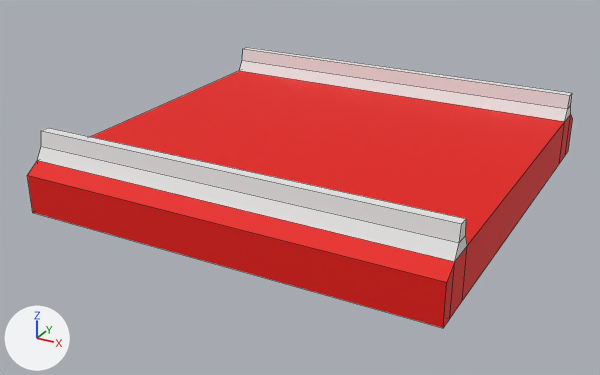
Before and after pictures for a commit that changed the FBX model Roads/SM_Road_Highway_Exchanger_Ramp.fbx.
Both versions are drawn from a camera (50 mm lens) standing at (15.0, -29.4, 12.1) and looking at (-0.5, -1.1, -2.1). Arrows for +X, +Y and +Z are at lower left; the lights stay in place. Mesh edges are drawn as thin lines. Where no turn or scale is listed for an object, it has been applied to the vertices.

Script lines for the objects in view, before the commit:
```python
me_cube_011 = bpy.data.meshes.new('Cube.011')
me_cube_011.from_pydata(...)  # 40 vertices, 38 faces; spans x -8.5..8.5, y -8.5..8.5, z -2.0..1.1
# faces by material slot: [18, 20]
me_cube_011.materials.append(mat_m_highway_security_ramp)  # white #e7e7e7
me_cube_011.materials.append(mat_m_road_highway)  # red #e70b00
ob_highway_exchanger_ramp = bpy.data.objects.new('Highway_Exchanger_Ramp', me_cube_011)
ob_highway_exchanger_ramp.location = (0.0, 0.0, 0.0)
```
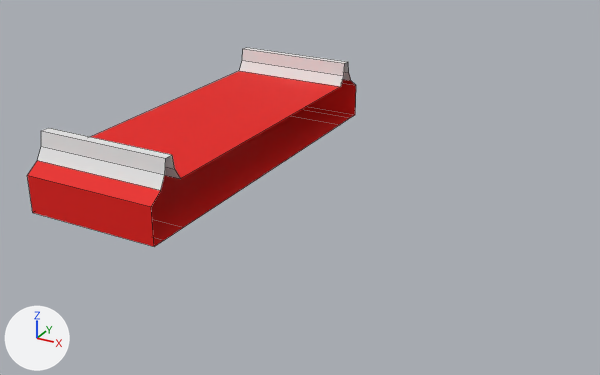
The newer file is also turned or shifted as a whole; pictures and numbers use the older file's frame.

Pixel boxes (x1, y1, x2, y2) of what changed, in the pictures (600 x 375 px):
```json
{"object": "Highway_Exchanger_Ramp", "change": "reshaped", "before": [27, 47, 573, 328], "after": [27, 47, 356, 247], "on screen": "40% narrower, 29% shorter"}
```

The change, as JSON lines over the scene's bpy script:
```json
{"block": "me_cube_011", "where": "# used by ob_highway_exchanger_ramp; location = (0.0, 0.0, 0.0)"}
{"op": "remove", "block": "me_cube_011", "code": "me_cube_011.from_pydata(...)  # 40 vertices, 38 faces; spans x -8.5..8.5, y -8.5..8.5, z -2.0..1.1"}
{"op": "add", "block": "me_cube_011", "code": "me_cube_011.from_pydata(...)  # 40 vertices, 20 faces; spans x -8.5..-2.5, y -8.5..8.5, z -2.0..1.1"}
{"block": "me_cube_011", "change": "me_cube_011 part 1"}
{"block": "me_cube_011", "change": "20 vertices are removed from x 8.5, y -8.5..8.5, z -2.0..1.1"}
{"block": "me_cube_011", "change": "38 faces are deleted"}
{"block": "me_cube_011", "change": "20 new vertices lie (6.0, 0.0, 0.0) away from vertices in x -8.5, y -8.5..8.5, z -2.0..1.1"}
{"block": "me_cube_011", "change": "10 new faces join them, mat_m_road_highway (red #e70b00)"}
{"block": "me_cube_011", "change": "10 new faces join them, mat_m_highway_security_ramp (white #e7e7e7)"}
```
